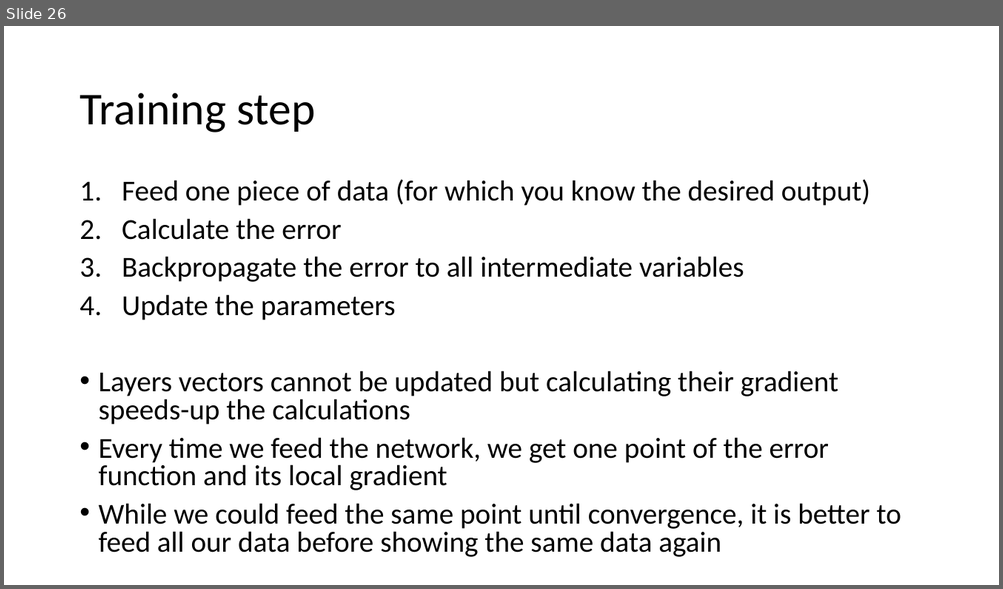
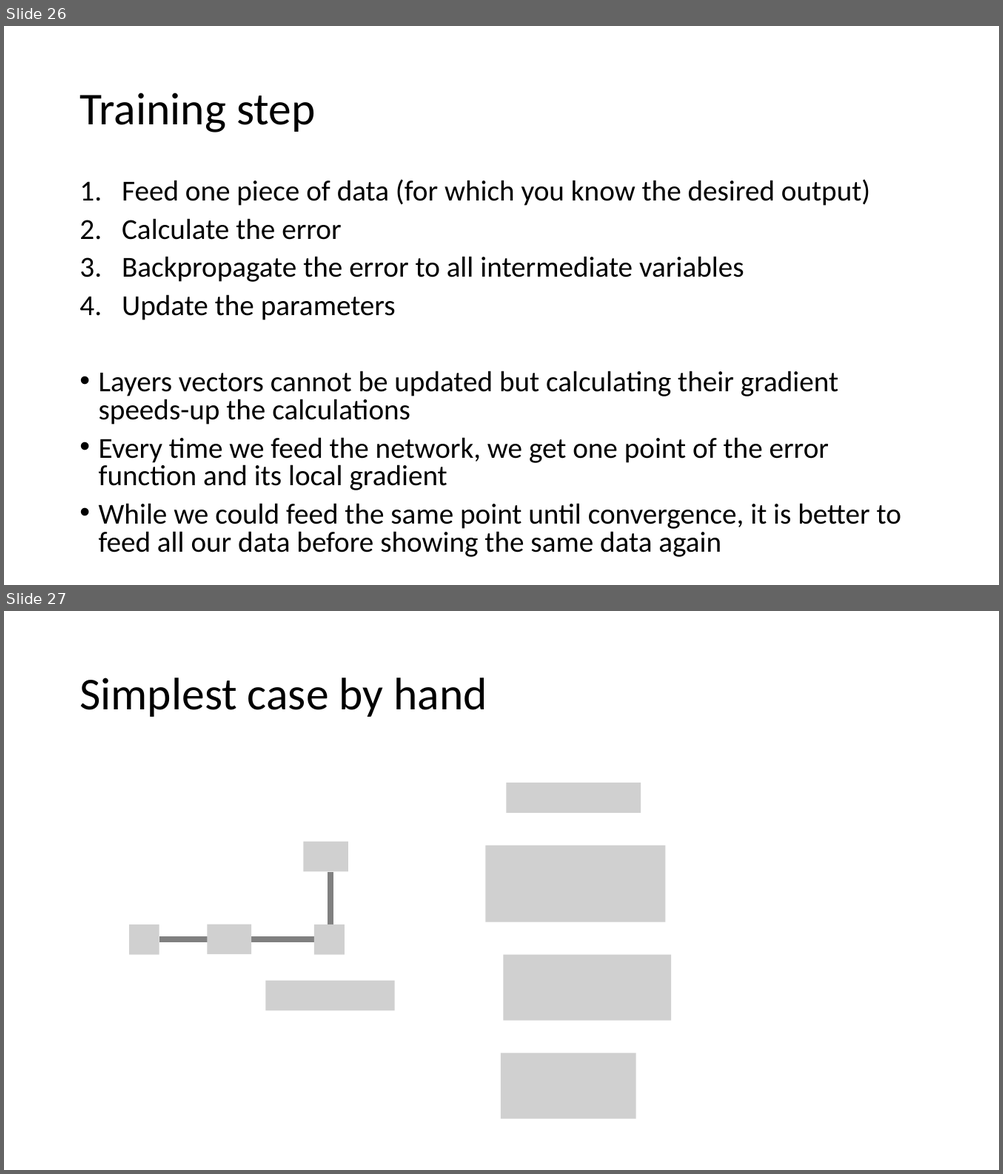
Before and after one commit to MICS-Lab/DeepLearningCourse, a slide deck: Slides_1.pptx. Shown one above the other, each under a label of ours: slide 26 before the commit, slides 26 and 27 after it. The pictures are 1003x589 and 1003x1174 pixels, drawn with LibreOffice and Linux fonts; fonts in the diff are those of the drawing; grey boxes stand for pictures. Boxes give left, top, right and bottom in pixels: in the first picture for what was removed or moved away, otherwise in the second. Text is boxed around its words. In the diff, an @@ line names an element or a change of style, - is before the commit and + after.

Commit message:
simplest case by hand

```diff
--- a/Slides_1.pptx
+++ b/Slides_1.pptx
@@ slide 27 added at [4,611,999,1170], background #FFFFFF @@
@@ title added at [79,678,487,717], 44 pt, text #000000 @@
+Simplest case by hand
@@ picture added at [506,783,640,812] @@
@@ picture added at [303,842,348,871] @@
@@ picture added at [485,846,665,922] @@
@@ line added from (330, 872) to (330, 924), #808080 6 pt @@
@@ picture added at [129,925,159,955] @@
@@ line added from (159, 940) to (315, 940), #808080 6 pt @@
@@ picture added at [207,924,251,954] @@
@@ picture added at [314,925,345,955] @@
@@ picture added at [504,955,671,1021] @@
@@ picture added at [266,981,395,1011] @@
@@ picture added at [501,1054,636,1119] @@
```
